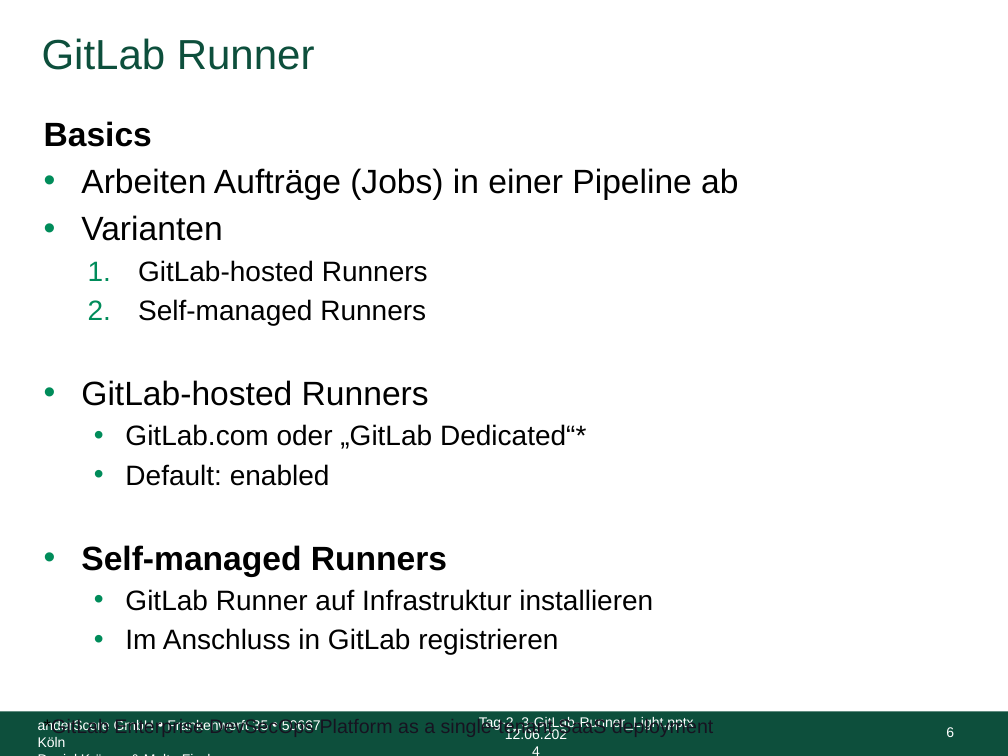
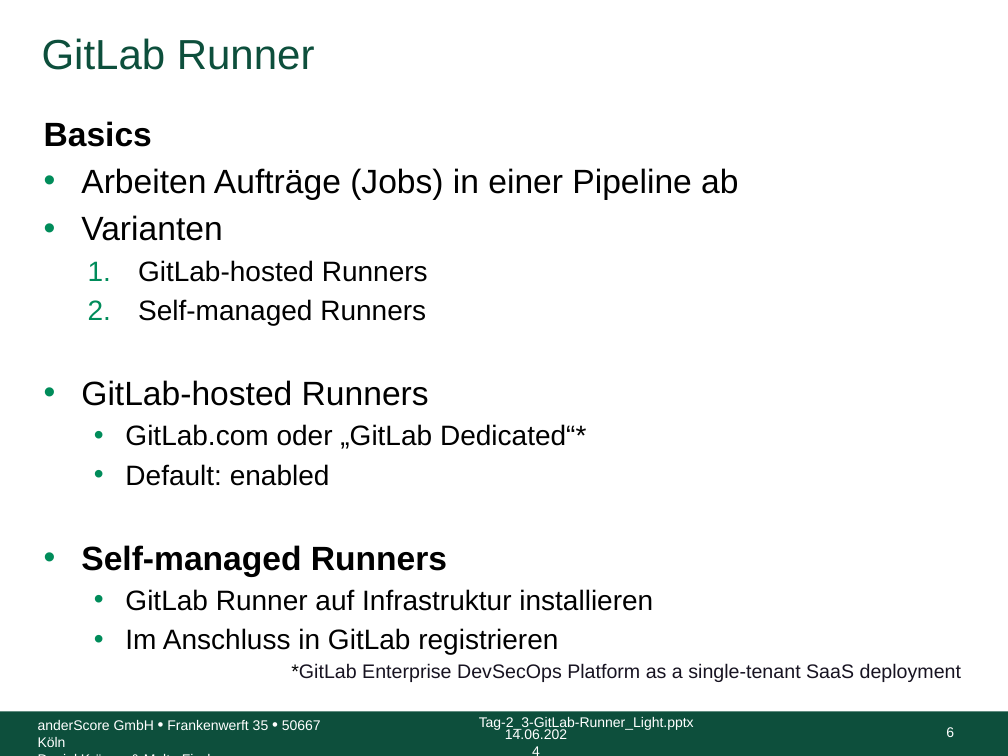
Before and after one commit to anderscore-gmbh/gitlab, a slide deck: slide 6 of slides/Tag-2_3-GitLab-Runner.pptx. Drawn at 1008x756 pixels with LibreOffice and Linux fonts; fonts in the diff are those of the drawing; background and template pictures are left out. Boxes give left, top, right and bottom in pixels: in the first picture for what was removed or moved away, otherwise in the second. Text is boxed around its words. In the diff, an @@ line names an element or a change of style, - is before the commit and + after.

```diff
--- a/slides/Tag-2_3-GitLab-Runner.pptx
+++ b/slides/Tag-2_3-GitLab-Runner.pptx
@@ text at (291,663,961,682): alignment left to right @@
@@ text at (505,729,567,739): text changed @@
-12.06.2024
+14.06.2024
```
Also in this commit, not shown: 99 other slides changed, 30 other files.
